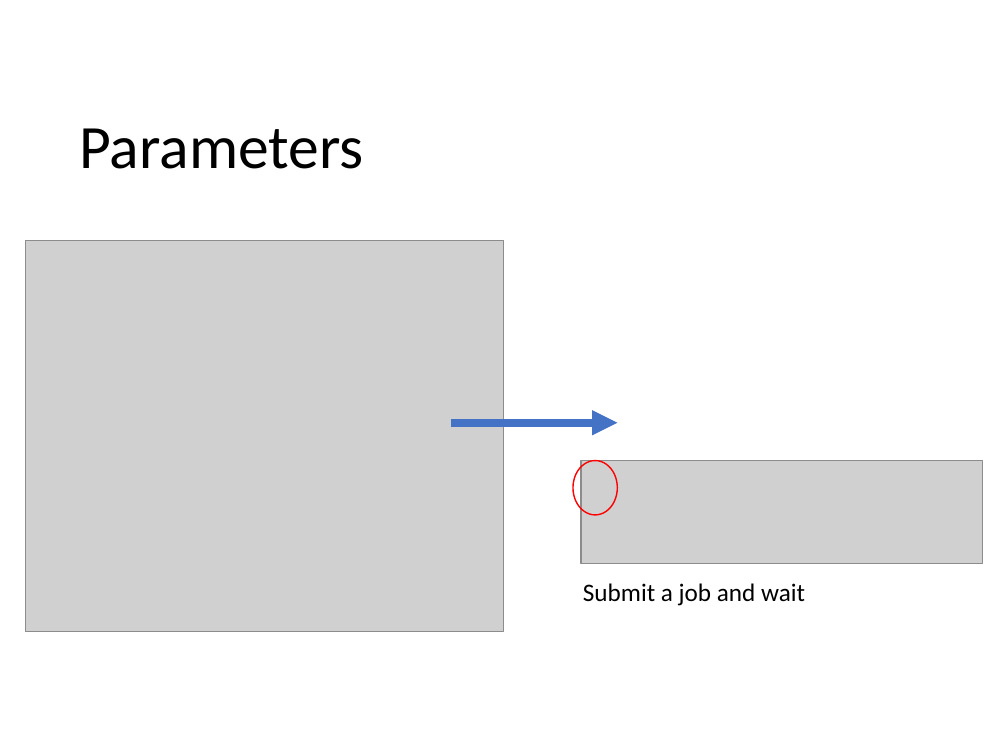
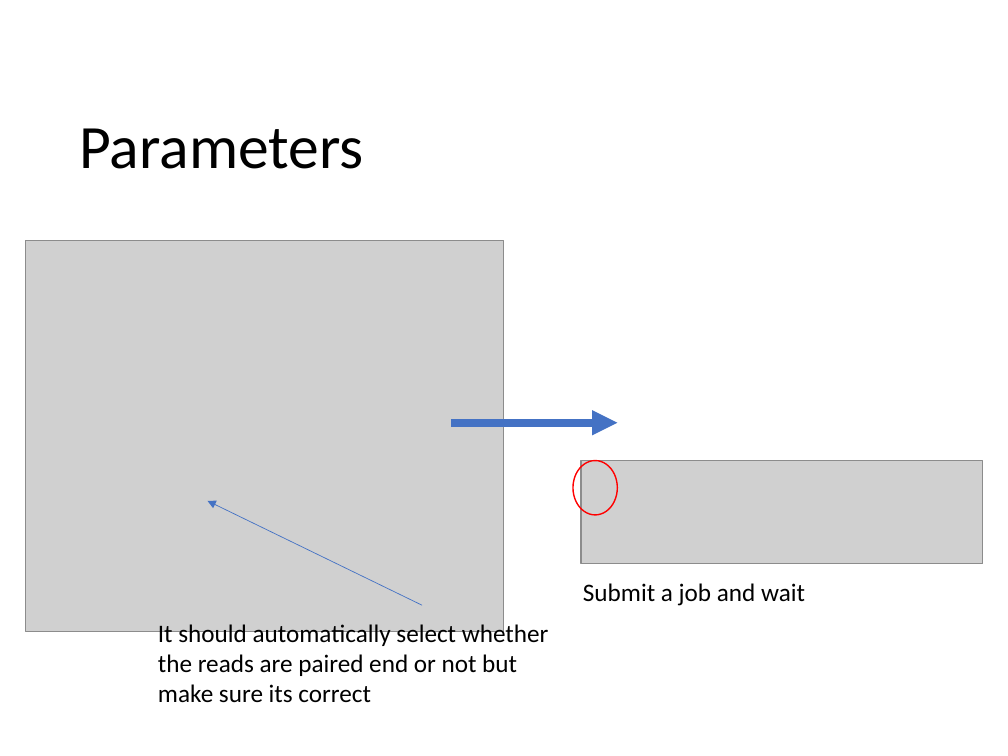
Before and after one commit to zajacn/metagenomics_course_FGCZ, a slide deck: slide 4 of instructions/FastQC.pptx. Drawn at 1008x756 pixels with LibreOffice and Linux fonts; fonts in the diff are those of the drawing; grey boxes stand for pictures; background and template pictures are left out. Boxes give left, top, right and bottom in pixels: in the first picture for what was removed or moved away, otherwise in the second. Text is boxed around its words. In the diff, an @@ line names an element or a change of style, - is before the commit and + after.

```diff
--- a/instructions/FastQC.pptx
+++ b/instructions/FastQC.pptx
@@ arrow added from (422, 605) to (208, 501), #4472C4 0.5 pt @@
@@ text added at box(158, 621, 549, 703), 18 pt, text #000000 @@
+It should automatically select whether the reads are paired end or not but make sure its correct
```
Also in this commit, not shown: 4 other slides changed, 3 other files.
